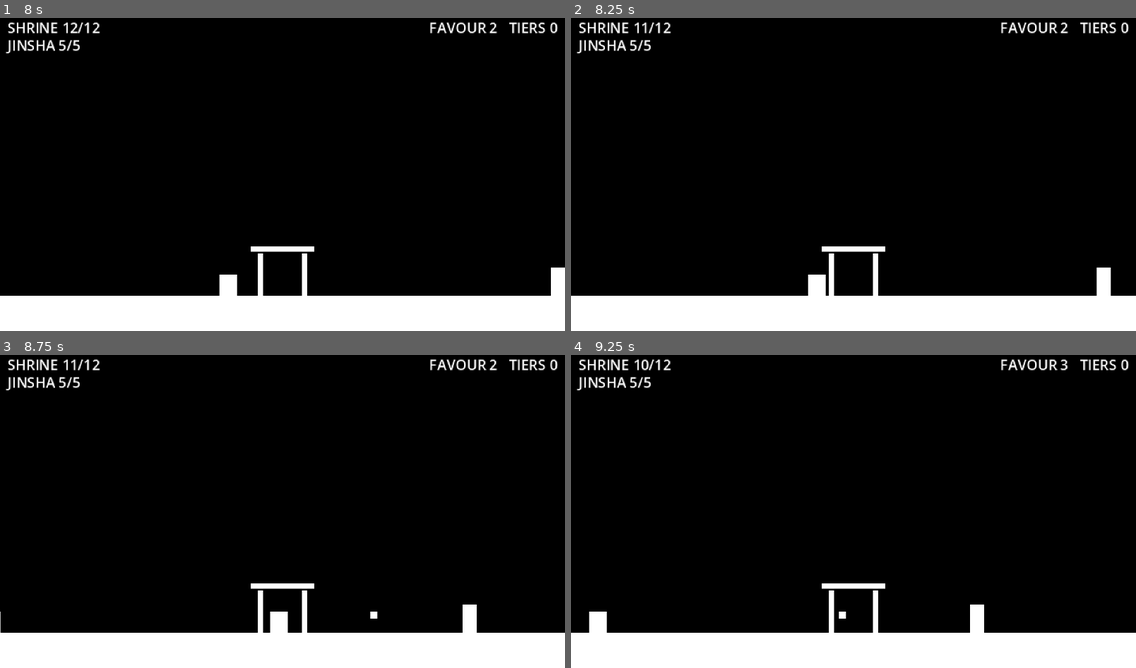
Above: before the commit, frames 1-4 (two rows, left to right).
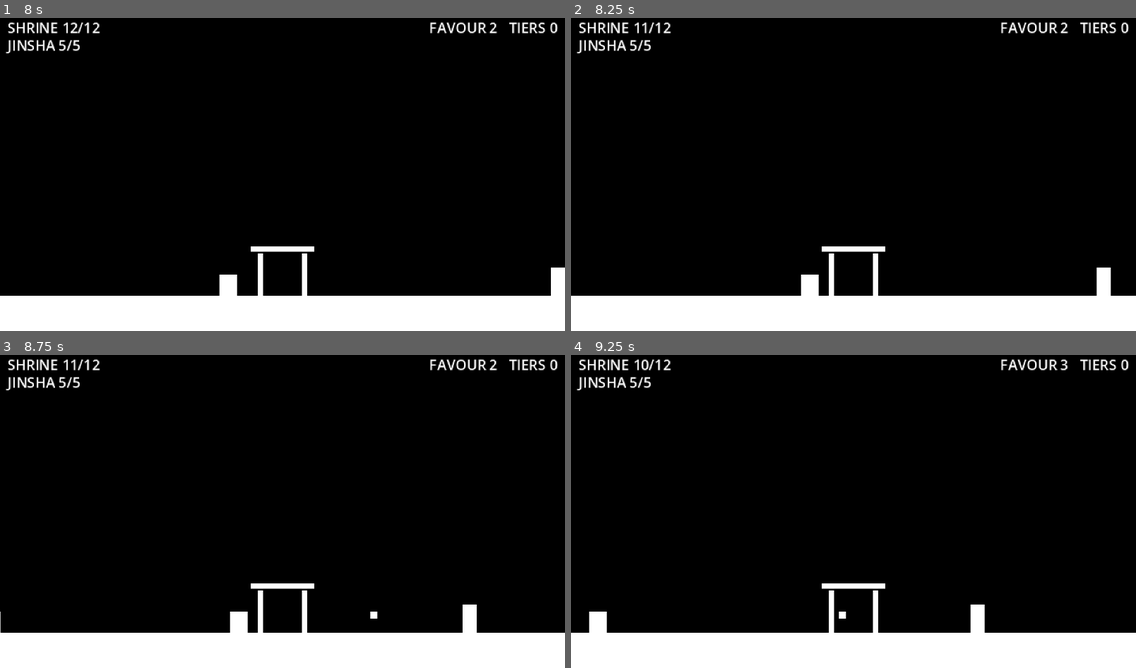
Above: after the commit, the same moments.

Repository: NickBaren101/b1t-jam-6
Game: Godot game, scene res://Scenes/Main/main.tscn
The game is run twice, just before and just after one commit, with the same random seed, the same clock (stepped at 60 frames per second) and the same inputs.
Inputs:
- Up to frame 1 (8 s): tap Enter at 0.5 s; hold Z (shoot) 0.53-1.28 s; hold D (move_right) 0.53-2.03 s; tap W (move_up) at 0.77, 1.52, 3.02, 3.77, 4.52, 6.02, 6.77, 7.52 s; tap Z (shoot) every 1.5 s from 1.35 to 7.35 s; hold Z (shoot) 2.03-2.78 s; hold A (move_left) 2.03-4.28 s; hold Z (shoot) 3.53-4.28 s; hold D (move_right) from 4.28 s (still down); hold Z (shoot) 5.03-5.78 s; hold Z (shoot) 6.53-7.28 s
- Up to frame 2 (8.25 s): release D (move_right) at 8.03 s; hold A (move_left) from 8.03 s (still down); hold Z (shoot) from 8.03 s (still down)
- Up to frame 3 (8.75 s): keep holding A (move_left); keep holding Z (shoot)
- Up to frame 4 (9.25 s): keep holding A (move_left); release Z (shoot) at 8.78 s; tap Z (shoot) at 8.85 s; tap W (move_up) at 9.02 s

Frame 1 is identical in both runs. In frame 2, 0.2% of the frame differs, in the area x 40-46%, y 81-89%; in frame 3, 0.4%, in the area x 40-51%, y 81-89%; in frame 4, less than 0.1%.

Commit message:
changed enemies class

Diff:
--- /dev/null
+++ b/Scenes/Bullet/enemy_projectile.tscn
@@ -0,0 +1,23 @@
+[gd_scene load_steps=3 format=3]
+
+[ext_resource type="Script" path="res://Scripts/Bullet/bullet.gd" id="1_bullet"]
+
+[sub_resource type="RectangleShape2D" id="RectangleShape2D_projectile"]
+size = Vector2(4, 4)
+
+[node name="EnemyProjectile" type="Area2D"]
+collision_layer = 0
+collision_mask = 3
+script = ExtResource("1_bullet")
+speed = 90.0
+lifetime = 4.0
+
+[node name="Visual" type="ColorRect" parent="."]
+offset_left = -2.0
+offset_top = -2.0
+offset_right = 2.0
+offset_bottom = 2.0
+color = Color(1, 0.3, 0.3, 1)
+
+[node name="CollisionShape2D" type="CollisionShape2D" parent="."]
+shape = SubResource("RectangleShape2D_projectile")
--- a/Scenes/Enemy/flyer.tscn
+++ b/Scenes/Enemy/flyer.tscn
@@ -1,7 +1,8 @@
-[gd_scene load_steps=5 format=3]
+[gd_scene load_steps=6 format=3]
 
 [ext_resource type="Script" path="res://Scripts/Enemy/flyer.gd" id="1_flyer"]
 [ext_resource type="Script" path="res://Scripts/Components/health_component.gd" id="2_health"]
+[ext_resource type="PackedScene" path="res://Scenes/Bullet/enemy_projectile.tscn" id="3_projectile"]
 
 [sub_resource type="RectangleShape2D" id="RectangleShape2D_flyer"]
 size = Vector2(10, 8)
@@ -9,10 +10,11 @@
 [sub_resource type="RectangleShape2D" id="RectangleShape2D_flyer_hit"]
 size = Vector2(14, 12)
 
-[node name="Flyer" type="CharacterBody2D" groups=["enemies"]]
+[node name="Flyer" type="CharacterBody2D" groups=["enemies", "flyers"]]
 collision_layer = 8
 collision_mask = 0
 script = ExtResource("1_flyer")
+projectile_scene = ExtResource("3_projectile")
 speed = 55.0
 
 [node name="Visual" type="ColorRect" parent="."]
@@ -26,7 +28,7 @@
 
 [node name="ContactHitbox" type="Area2D" parent="."]
 collision_layer = 0
-collision_mask = 34
+collision_mask = 2
 
 [node name="CollisionShape2D" type="CollisionShape2D" parent="ContactHitbox"]
 shape = SubResource("RectangleShape2D_flyer_hit")
--- a/Scenes/Enemy/walker.tscn
+++ b/Scenes/Enemy/walker.tscn
@@ -24,11 +24,11 @@
 [node name="CollisionShape2D" type="CollisionShape2D" parent="."]
 shape = SubResource("RectangleShape2D_walker")
 
-[node name="ContactHitbox" type="Area2D" parent="."]
+[node name="MeleeRange" type="Area2D" parent="."]
 collision_layer = 0
 collision_mask = 34
 
-[node name="CollisionShape2D" type="CollisionShape2D" parent="ContactHitbox"]
+[node name="CollisionShape2D" type="CollisionShape2D" parent="MeleeRange"]
 shape = SubResource("RectangleShape2D_walker_hit")
 
 [node name="HealthComponent" type="Node" parent="."]
--- a/Scripts/Bullet/bullet.gd
+++ b/Scripts/Bullet/bullet.gd
@@ -1,7 +1,7 @@
 extends Area2D
 
-const SPEED := 220.0
-const LIFETIME := 1.0
+@export var speed := 220.0
+@export var lifetime := 1.0
 
 var direction := Vector2.RIGHT
 var damage := 1
@@ -12,9 +12,9 @@
 	body_entered.connect(_on_body_entered)
 
 func _physics_process(delta: float) -> void:
-	position += direction * SPEED * delta
+	position += direction * speed * delta
 	_time += delta
-	if _time >= LIFETIME:
+	if _time >= lifetime:
 		queue_free()
 
 func _on_body_entered(body: Node2D) -> void:
--- a/Scripts/Enemy/enemy.gd
+++ b/Scripts/Enemy/enemy.gd
@@ -1,21 +1,13 @@
 class_name Enemy
 extends CharacterBody2D
 
-enum Target { SHRINE, PLAYER }
+const DESPAWN_DISTANCE := 260.0
 
-const CONTACT_COOLDOWN := 0.8
-const DESPAWN_DISTANCE := 260.0
-const TARGET_DEADZONE := 2.0
-
-@export var target := Target.SHRINE
 @export var speed := 40.0
-@export var contact_damage := 1
+@export var attack_damage := 1
 @export var favour_reward := 1
 
-var _contact_timer := 0.0
-
 @onready var health: HealthComponent = $HealthComponent
-@onready var contact_hitbox: Area2D = $ContactHitbox
 
 func _ready() -> void:
 	health.died.connect(_on_died)
@@ -23,28 +15,18 @@
 func _physics_process(delta: float) -> void:
 	_move(delta)
 	move_and_slide()
-	_process_contact(delta)
+	_attack(delta)
 	_check_despawn()
 
 func _move(_delta: float) -> void:
 	pass
 
-func _approach_dir() -> float:
-	var group := &"player" if target == Target.PLAYER else &"shrine"
-	var node := get_tree().get_first_node_in_group(group) as Node2D
-	var target_x := Tiers.CENTER_X if node == null else node.global_position.x
-	var delta_x := target_x - global_position.x
-	return 0.0 if absf(delta_x) < TARGET_DEADZONE else signf(delta_x)
+func _attack(_delta: float) -> void:
+	pass
 
-func _process_contact(delta: float) -> void:
-	_contact_timer = maxf(_contact_timer - delta, 0.0)
-	if _contact_timer > 0.0:
-		return
-	for body in contact_hitbox.get_overlapping_bodies():
-		if body.has_method("take_damage"):
-			body.take_damage(contact_damage)
-			_contact_timer = CONTACT_COOLDOWN
-			return
+func _shrine_x() -> float:
+	var shrine := get_tree().get_first_node_in_group(&"shrine") as Node2D
+	return Tiers.CENTER_X if shrine == null else shrine.global_position.x
 
 func _check_despawn() -> void:
 	if absf(global_position.x - Tiers.CENTER_X) > DESPAWN_DISTANCE:
--- a/Scripts/Enemy/flyer.gd
+++ b/Scripts/Enemy/flyer.gd
@@ -1,6 +1,64 @@
 extends Enemy
 
+const STOP_FRACTION := 0.7
+const SPACING := 14.0
+const FIRE_INTERVAL := 1.6
+const FIRST_SHOT_DELAY := 0.5
+const CONTACT_COOLDOWN := 0.8
+
 @export var lane := 0
+@export var projectile_scene: PackedScene
+
+var _stop_dist := -1.0
+var _fire_timer := FIRST_SHOT_DELAY
+var _contact_timer := 0.0
+
+@onready var contact_hitbox: Area2D = $ContactHitbox
 
 func _move(_delta: float) -> void:
-	velocity = Vector2(_approach_dir() * speed, 0.0)
+	var offset := _shrine_x() - global_position.x
+	if _stop_dist < 0.0:
+		_stop_dist = absf(offset) * (1.0 - STOP_FRACTION)
+	var dir := signf(offset)
+	if absf(offset) <= _stop_dist or _blocked_by_flyer_ahead(dir):
+		dir = 0.0
+	velocity = Vector2(dir * speed, 0.0)
+
+func _blocked_by_flyer_ahead(dir: float) -> bool:
+	for other in get_tree().get_nodes_in_group(&"flyers"):
+		if other == self or other.lane != lane:
+			continue
+		var ahead: float = (other.global_position.x - global_position.x) * dir
+		if ahead > 0.0 and ahead < SPACING:
+			return true
+	return false
+
+func _attack(delta: float) -> void:
+	_process_contact(delta)
+	if velocity.x != 0.0:
+		return
+	_fire_timer -= delta
+	if _fire_timer > 0.0:
+		return
+	_fire_timer = FIRE_INTERVAL
+	_fire()
+
+func _process_contact(delta: float) -> void:
+	_contact_timer = maxf(_contact_timer - delta, 0.0)
+	if _contact_timer > 0.0:
+		return
+	for body in contact_hitbox.get_overlapping_bodies():
+		if body.has_method("take_damage"):
+			body.take_damage(attack_damage)
+			_contact_timer = CONTACT_COOLDOWN
+			return
+
+func _fire() -> void:
+	var player := get_tree().get_first_node_in_group(&"player") as Node2D
+	if player == null or projectile_scene == null:
+		return
+	var projectile := projectile_scene.instantiate()
+	projectile.direction = global_position.direction_to(player.global_position)
+	projectile.damage = attack_damage
+	get_tree().current_scene.add_child(projectile)
+	projectile.global_position = global_position
--- a/Scripts/Enemy/walker.gd
+++ b/Scripts/Enemy/walker.gd
@@ -1,8 +1,32 @@
 extends Enemy
 
 const GRAVITY := 900.0
+const ATTACK_COOLDOWN := 0.8
+
+var _attack_timer := 0.0
+
+@onready var melee_range: Area2D = $MeleeRange
 
 func _move(delta: float) -> void:
 	if not is_on_floor():
 		velocity.y += GRAVITY * delta
-	velocity.x = _approach_dir() * speed
+	if _melee_target() != null:
+		velocity.x = 0.0
+	else:
+		velocity.x = signf(_shrine_x() - global_position.x) * speed
+
+func _attack(delta: float) -> void:
+	_attack_timer = maxf(_attack_timer - delta, 0.0)
+	if _attack_timer > 0.0:
+		return
+	var target := _melee_target()
+	if target == null:
+		return
+	target.take_damage(attack_damage)
+	_attack_timer = ATTACK_COOLDOWN
+
+func _melee_target() -> Node2D:
+	for body in melee_range.get_overlapping_bodies():
+		if body.has_method("take_damage"):
+			return body
+	return null
--- a/Scripts/Main/spawner.gd
+++ b/Scripts/Main/spawner.gd
@@ -6,7 +6,6 @@
 const BALANCE_DEADBAND := 2
 const MAX_ALIVE := 24
 const FLYER_CHANCE := 0.45
-const PLAYER_TARGET_CHANCE := 0.35
 const SPAWN_X: Array[float] = [-16.0, 336.0]
 
 @export var walker_scene: PackedScene
@@ -40,8 +39,6 @@
 		var lane := randi() % Favour.unlocked_tiers
 		enemy.set(&"lane", lane)
 		spawn_y = Tiers.lane_y(lane)
-	if randf() < PLAYER_TARGET_CHANCE:
-		enemy.target = Enemy.Target.PLAYER
 	enemy.tree_exited.connect(_on_enemy_gone.bind(side))
 	_side_counts[side] += 1
 	add_child(enemy)
